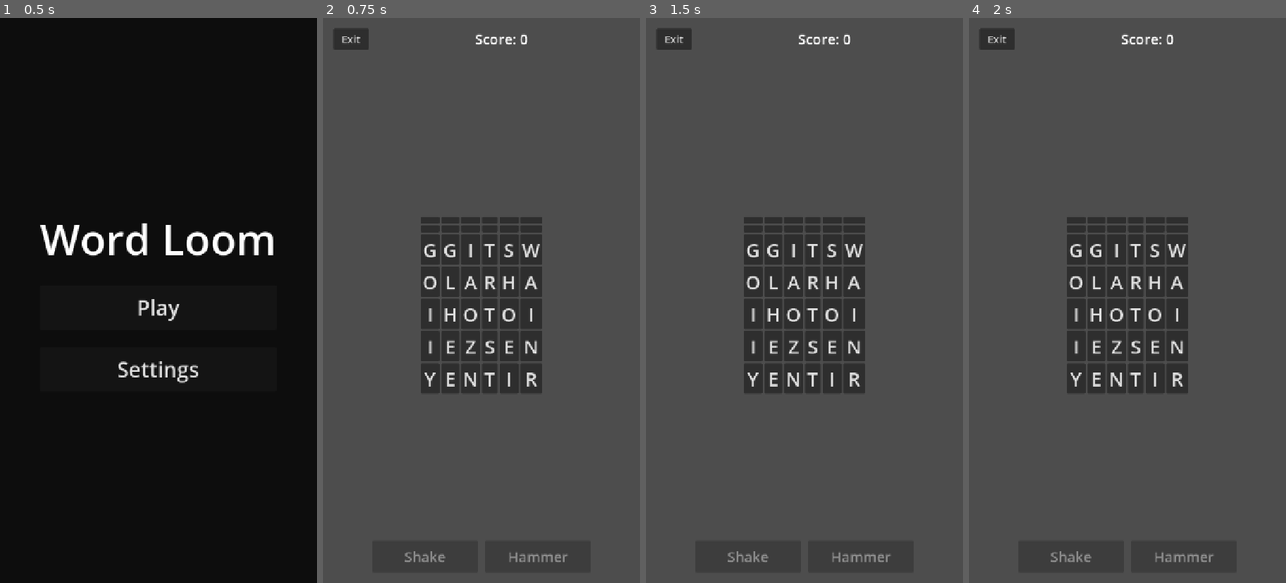
Above: before the commit, frames 1-4 (left to right).
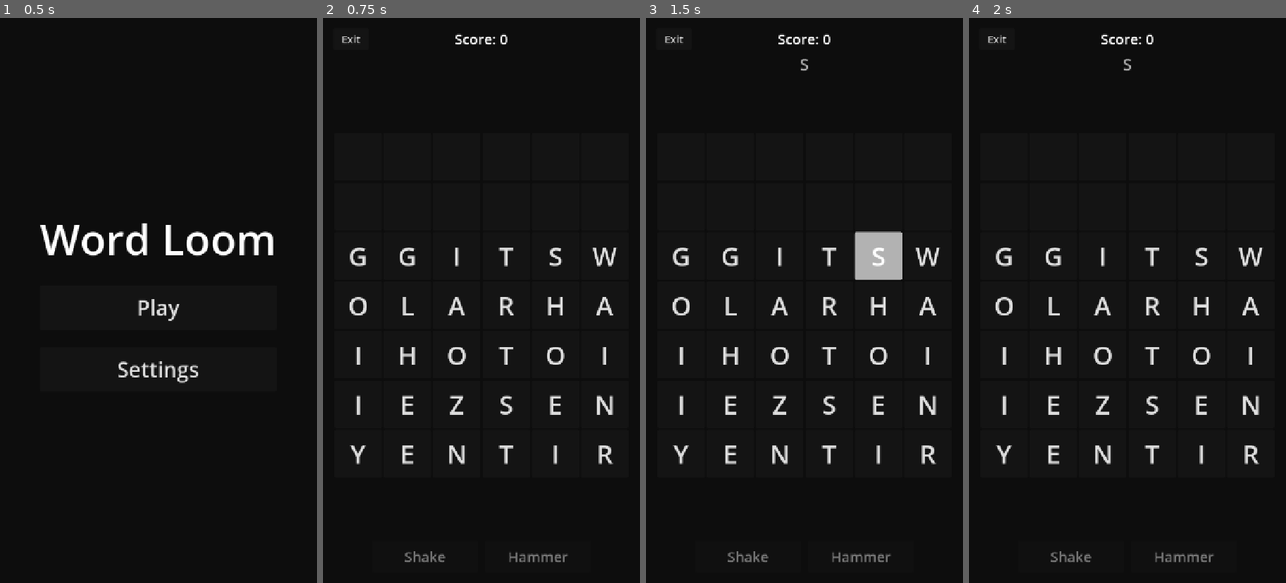
Above: after the commit, the same moments.

Repository: lux-sp4rk/wrdfall
Game: Godot game, scene res://scenes/Home.tscn
Same seed, same stepped clock (60 frames per second), same inputs: the game is played once before the commit and once after it.
Inputs (mouse positions are in pixels of both pictures, inside the frame that each line leads up to):
- Up to frame 1 (0.5 s): no input
- Up to frame 2 (0.75 s): click "Play" at 0.5 s
- Up to frame 3 (1.5 s): tap Enter at 1.25 s; move the mouse to (874, 272) at 1.27 s; click (874, 272) at 1.42 s
- Up to frame 4 (2 s): no input

Frame 1 is identical in both runs. In frame 2, 99% of the frame differs, in the area x 0-100%, y 0-100%; in frame 3, 99%; in frame 4, 99%.

Commit message:
feat: Improve LoomDrop scene layout and add dynamic grid sizing

Diff:
--- a/godot/scenes/LoomDrop.tscn
+++ b/godot/scenes/LoomDrop.tscn
@@ -10,6 +10,15 @@
 grow_horizontal = 2
 grow_vertical = 2
 script = ExtResource("1")
+
+[node name="ColorRect" type="ColorRect" parent="."]
+layout_mode = 1
+anchors_preset = 15
+anchor_right = 1.0
+anchor_bottom = 1.0
+grow_horizontal = 2
+grow_vertical = 2
+color = Color(0.05, 0.05, 0.05, 1)
 
 [node name="MarginContainer" type="MarginContainer" parent="."]
 layout_mode = 1
@@ -45,6 +54,10 @@
 theme_override_font_sizes/font_size = 32
 text = "Score: 0"
 horizontal_alignment = 1
+
+[node name="TopSpacer" type="Control" parent="MarginContainer/VBox/TopBar"]
+custom_minimum_size = Vector2(80, 0)
+layout_mode = 2
 
 [node name="WordLabel" type="Label" parent="MarginContainer/VBox"]
 unique_name_in_owner = true
--- a/godot/scripts/LoomDrop.gd
+++ b/godot/scripts/LoomDrop.gd
@@ -54,6 +54,10 @@
 	shake_button.pressed.connect(_on_shake_pressed)
 	hammer_button.pressed.connect(_on_hammer_pressed)
 	home_button.pressed.connect(_on_home_pressed)
+
+	# Dynamic grid sizing
+	grid_center.resized.connect(_resize_grid)
+	call_deferred("_resize_grid")
 
 func _on_home_pressed() -> void:
 	get_tree().change_scene_to_file("res://scenes/Home.tscn")
